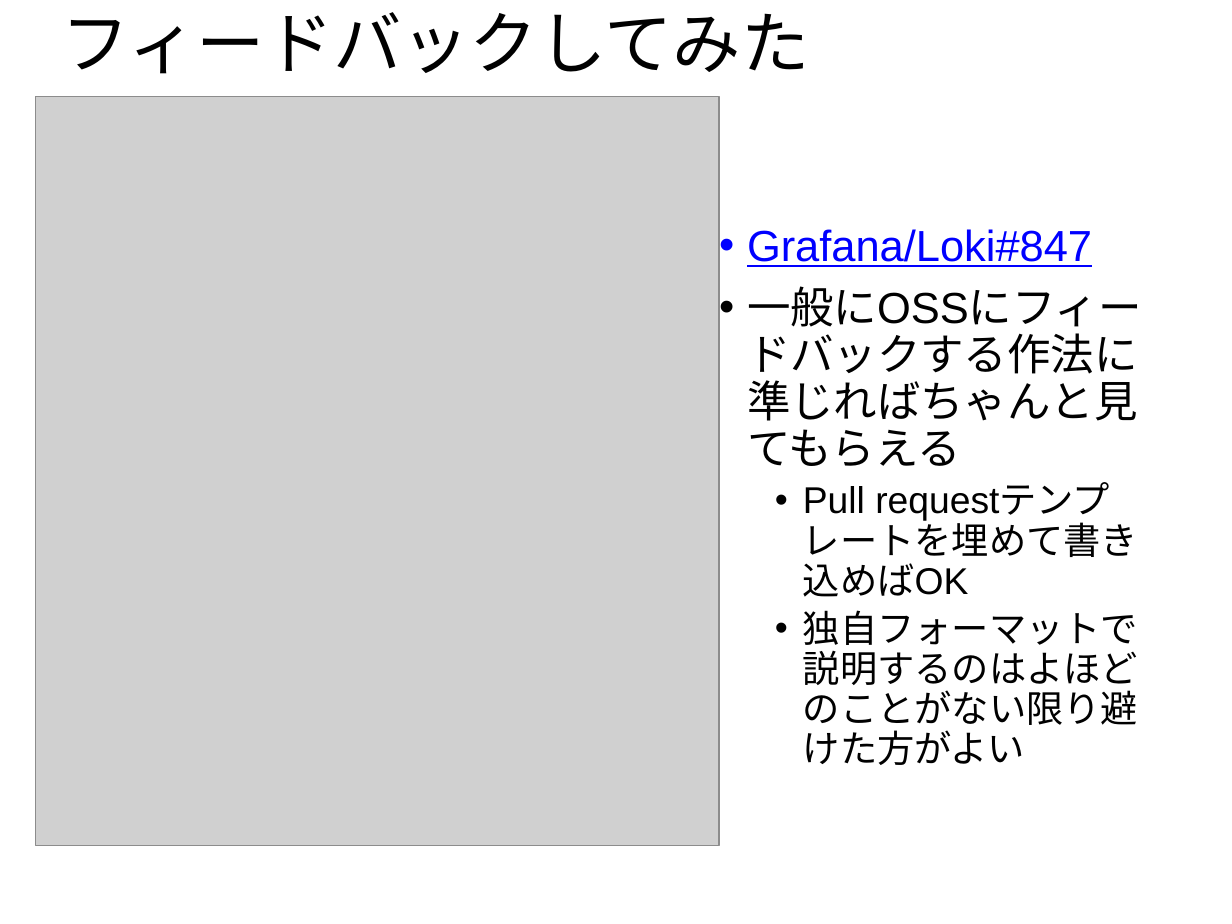
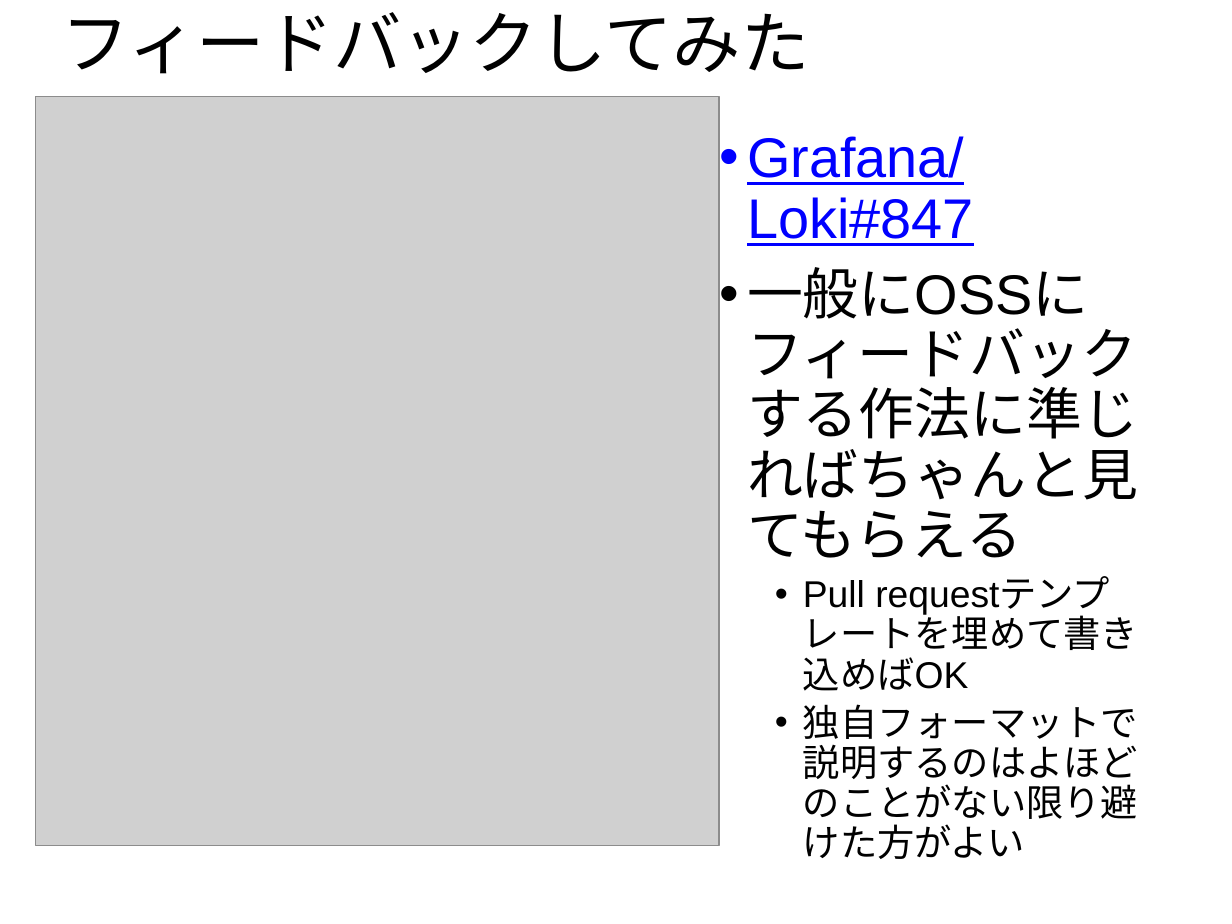
Before and after one commit to cosmo0920/prometheus_meetup_slide_20200115, a slide deck: slide 17 of Prometheus_meetup_slide.pptx. Drawn at 1232x924 pixels with LibreOffice and Linux fonts; fonts in the diff are those of the drawing; grey boxes stand for pictures; background and template pictures are left out. Boxes give left, top, right and bottom in pixels: in the first picture for what was removed or moved away, otherwise in the second. Text is boxed around its words. In the diff, an @@ line names an element or a change of style, - is before the commit and + after.

Commit message:
Fix slide style giltch

```diff
--- a/Prometheus_meetup_slide.pptx
+++ b/Prometheus_meetup_slide.pptx
@@ subtitle "Grafana/Loki#847": place and size @@
-subtitle "Grafana/Loki#847" at (747, 229, 1142, 765)
+subtitle "Grafana/Loki#847" at (747, 136, 1138, 859)
@@ subtitle at (747, 136, 1089, 319): size 28 to 36 pt in "Grafana/Loki#847", "一般にOSSにフィードバックする作法に準じればちゃんと見てもらえる" @@
```
Also in this commit, not shown: 5 other slides changed.
